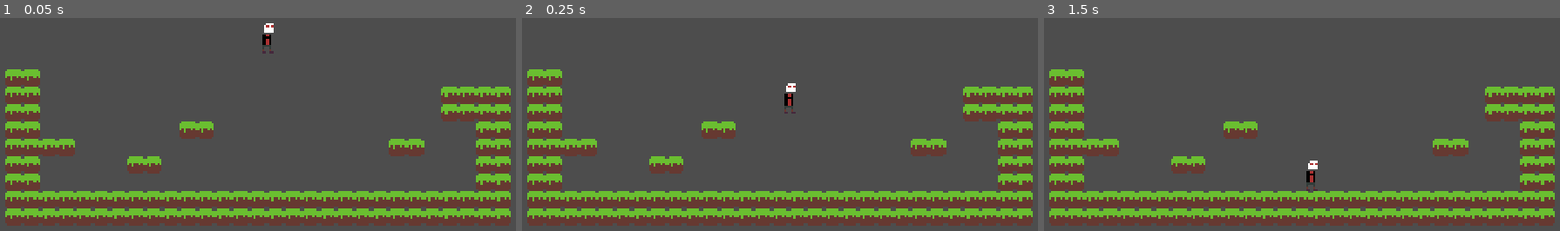
Above: before the commit, frames 1-3 (left to right).
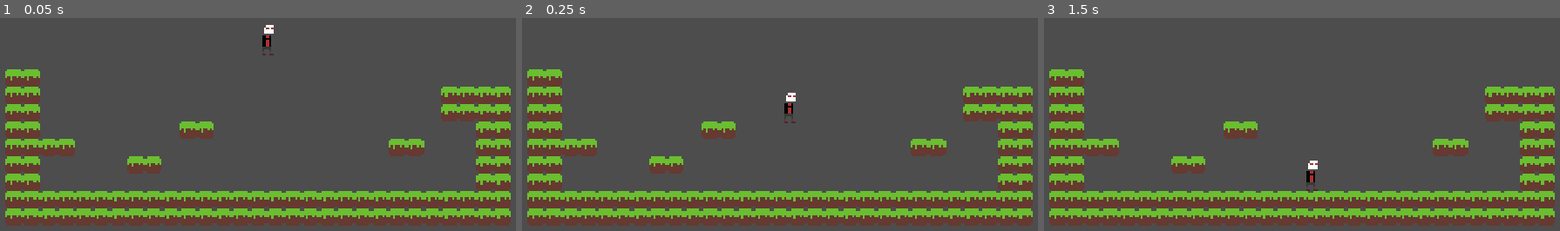
Above: after the commit, the same moments.

Repository: grandeisa/livre-2026
Game: Godot game, scene res://scenes/test_level.tscn
The game is run twice, just before and just after one commit, with the same random seed, the same clock (stepped at 60 frames per second) and the same inputs.
Inputs:
- Up to frame 1 (0.05 s): no input
- Up to frame 2 (0.25 s): no input
- Up to frame 3 (1.5 s): tap Enter at 0.5 s; tap Space at 1.25 s

The runs differ from the first frame. In frame 1, 0.1% of the frame differs, in the area x 50-54%, y 2-18%; in frame 2, 0.3%, in the area x 50-54%, y 30-50%; in frame 3, nothing differs.

Commit message:
Add player 'current_speed' property and limited jump

Diff:
--- /dev/null
+++ b/src/scenes/fall.gd
@@ -0,0 +1,11 @@
+## Player fall state
+extends State
+
+@export var player: Player
+
+func _enter_state() -> void:
+	player.current_speed = player.UNGROUNDED_SPEED
+
+func _physics_update_state(delta: float) -> void:
+	if player.is_on_floor():
+		start_transition("grounded")
--- a/src/scenes/test_level.tscn
+++ b/src/scenes/test_level.tscn
@@ -5,6 +5,8 @@
 [ext_resource type="Texture2D" uid="uid://b3awclke3r58p" path="res://sprites/placeholder-character.png" id="2_paw1w"]
 [ext_resource type="Script" uid="uid://66v7ps1a5u3x" path="res://scripts/state_machine.gd" id="4_x4b8f"]
 [ext_resource type="Script" uid="uid://xo2bp6yt00y7" path="res://scripts/player-states/grounded.gd" id="5_tmr53"]
+[ext_resource type="Script" uid="uid://cdv428ajfwhow" path="res://scripts/player-states/jump.gd" id="6_qcd3b"]
+[ext_resource type="Script" uid="uid://bpoji822stba6" path="res://scenes/fall.gd" id="7_88ety"]
 
 [sub_resource type="TileSetAtlasSource" id="TileSetAtlasSource_paw1w"]
 texture = ExtResource("1_2venv")
@@ -47,3 +49,11 @@
 [node name="Grounded" type="Node" parent="Player/State Machine" unique_id=1710151840 node_paths=PackedStringArray("player")]
 script = ExtResource("5_tmr53")
 player = NodePath("../..")
+
+[node name="Jump" type="Node" parent="Player/State Machine" unique_id=879693727 node_paths=PackedStringArray("player")]
+script = ExtResource("6_qcd3b")
+player = NodePath("../..")
+
+[node name="Fall" type="Node" parent="Player/State Machine" unique_id=971332276 node_paths=PackedStringArray("player")]
+script = ExtResource("7_88ety")
+player = NodePath("../..")
--- a/src/scripts/player-states/grounded.gd
+++ b/src/scripts/player-states/grounded.gd
@@ -1,15 +1,15 @@
+## Player Grounded State
 extends State
 
 @export var player: Player
 
-func _enter_state() -> void:pass
-func _update_state(_delta: float) -> void:pass
+func _enter_state() -> void:
+	player.current_speed = player.GROUNDED_SPEED
 
 func _physics_update_state(_delta: float) -> void:
-	if player.input_direction.x:
-		player.velocity.x = player.input_direction.x * player.GROUNDED_SPEED
-		player.sprite.flip_h = player.input_direction.x < 0
-	else:
-		player.velocity.x = move_toward(player.velocity.x, 0, player.GROUNDED_SPEED)
+	if not player.is_on_floor():
+		start_transition("fall")
+	elif MultiInput.is_action_just_pressed("p_jump", player.device):
+		start_transition("jump")
 
 func _exit_state() -> void:pass
--- /dev/null
+++ b/src/scripts/player-states/jump.gd
@@ -0,0 +1,16 @@
+## Player Jump State
+extends State
+
+@export var player: Player
+
+func _enter_state() -> void:
+	player.velocity.y = player.JUMP_VELOCITY
+	player.current_speed = player.UNGROUNDED_SPEED
+
+func _physics_update_state(delta: float) -> void:
+	if MultiInput.is_action_just_released("p_jump", player.device):
+		player.velocity.y = max(player.velocity.y, player.JUMP_MIN_VELOCITY_ON_JUMP_EARLY_STOP)
+		start_transition("fall")
+
+	if player.velocity.y >= 0.0:
+		start_transition("fall")
--- a/src/scripts/player.gd
+++ b/src/scripts/player.gd
@@ -2,22 +2,28 @@
 
 
 const GROUNDED_SPEED: float = 300.0
-const JUMP_VELOCITY = -400.0
+const UNGROUNDED_SPEED: float = 175.0
+const JUMP_VELOCITY = -300.0
+const JUMP_MIN_VELOCITY_ON_JUMP_EARLY_STOP = -50.0
+const GRAVITY = Vector2(0, 980.0)
 
 @onready var sprite = $Sprite2D
 
 var input_direction: Vector2 = Vector2.ZERO
-var input_device: int = 0
+var device: int = 0
+
+var current_speed: float = GROUNDED_SPEED
+var can_move: bool = true
 
 func _process(_delta: float) -> void:
-	input_direction = MultiInput.get_vector("p_left","p_right", "p_up", "p_down", input_device)
+	input_direction = MultiInput.get_vector("p_left","p_right", "p_up", "p_down", device)
 
 func _physics_process(delta: float) -> void:
-	# Add the gravity.
+	if can_move and input_direction.x:
+		velocity.x = input_direction.x * current_speed
+		sprite.flip_h = input_direction.x < 0
+	else:
+		velocity.x = move_toward(velocity.x, 0, current_speed)
 	if not is_on_floor():
-		velocity += get_gravity() * delta
-
-	# Handle jump.
-	if MultiInput.is_action_just_pressed("p_jump", input_device) and is_on_floor():
-		velocity.y = JUMP_VELOCITY
+		velocity += GRAVITY * delta
 	move_and_slide()
--- a/src/scripts/state.gd
+++ b/src/scripts/state.gd
@@ -3,10 +3,10 @@
 
 signal transition(source: State, next: String)
 
-@abstract func _enter_state() -> void
-@abstract func _update_state(delta: float) -> void
-@abstract func _physics_update_state(delta: float) -> void
-@abstract func _exit_state() -> void
+func _enter_state() -> void: pass
+func _update_state(delta: float) -> void: pass
+func _physics_update_state(delta: float) -> void: pass
+func _exit_state() -> void: pass
 
 func start_transition(next: String) -> void:
 	transition.emit(self, next)
Not shown, added: src/scenes/fall.gd.uid
Not shown, added: src/scripts/player-states/jump.gd.uid
